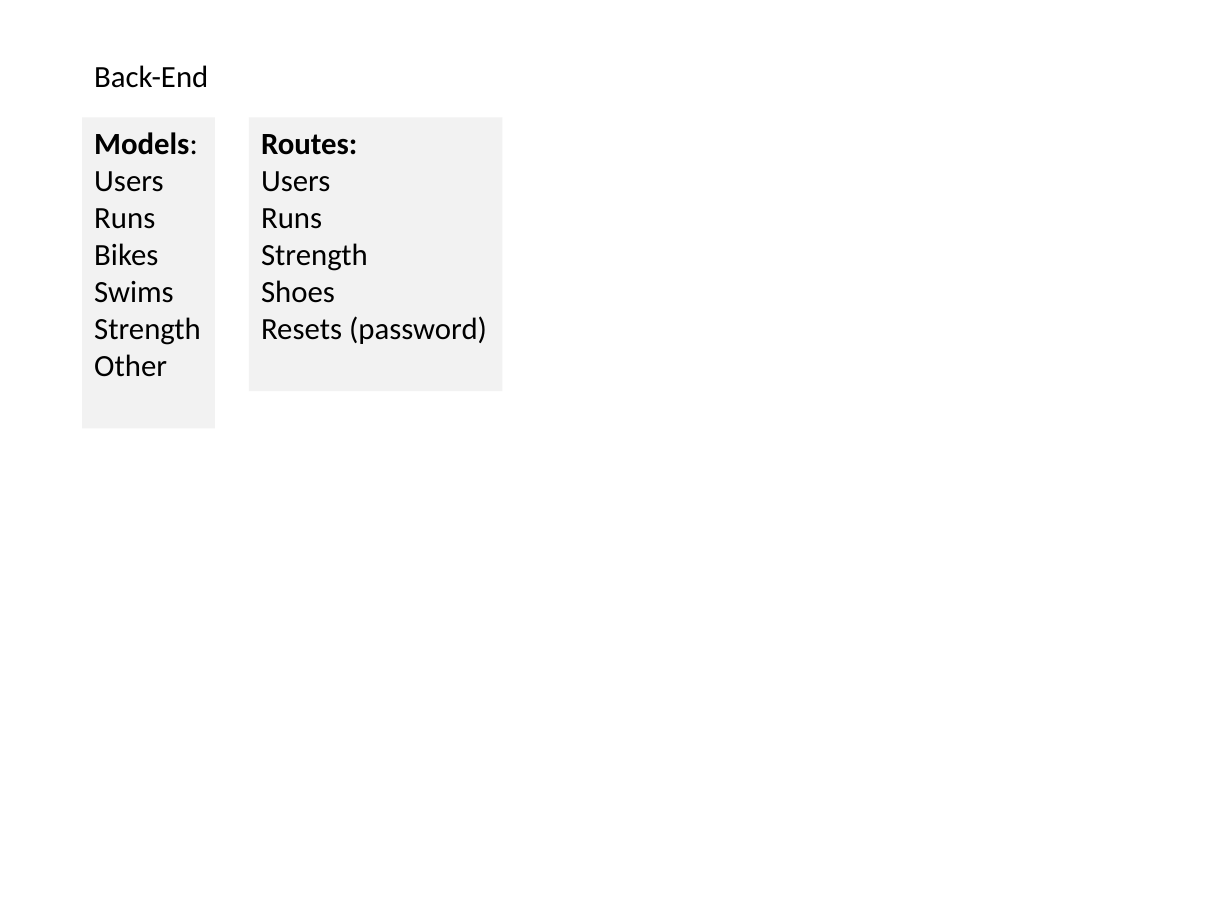
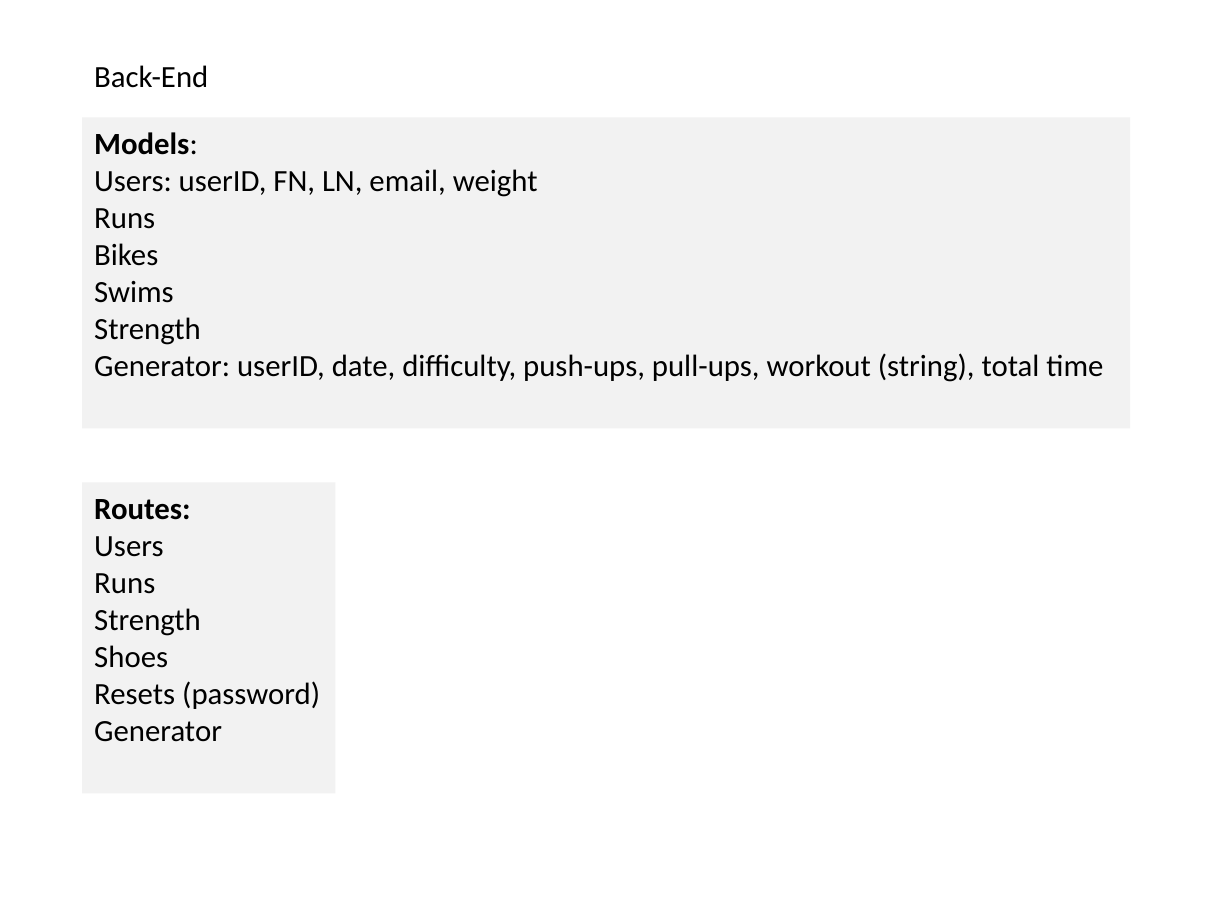
Before and after one commit to curtisyungen/outwork-1.0, a slide deck: slide 3 of Outline.pptx. Drawn at 1232x924 pixels with LibreOffice and Linux fonts; fonts in the diff are those of the drawing. Boxes give left, top, right and bottom in pixels: in the first picture for what was removed or moved away, otherwise in the second. Text is boxed around its words. In the diff, an @@ line names an element or a change of style, - is before the commit and + after.

```diff
--- a/Outline.pptx
+++ b/Outline.pptx
@@ rectangle "Models:": place and size @@
-rectangle "Models:" at (83,117,216,428)
+rectangle "Models:" at (83,117,1131,428)
@@ text in rectangle at (94,169,538,197): text changed @@
-Users
+Users: userID, FN, LN, email, weight
@@ text in rectangle at (94,353,1103,382): text changed @@
-Other
+Generator: userID, date, difficulty, push-ups, pull-ups, workout (string), total time
@@ rectangle "Routes:": place and size @@
-rectangle "Routes:" at (249,117,503,391)
+rectangle "Routes:" at (83,483,336,793)
@@ text in rectangle at (94,721,222,742): paragraph added @@
+Generator
```
Also in this commit, not shown: 6 other slides changed, 3 slides added.
